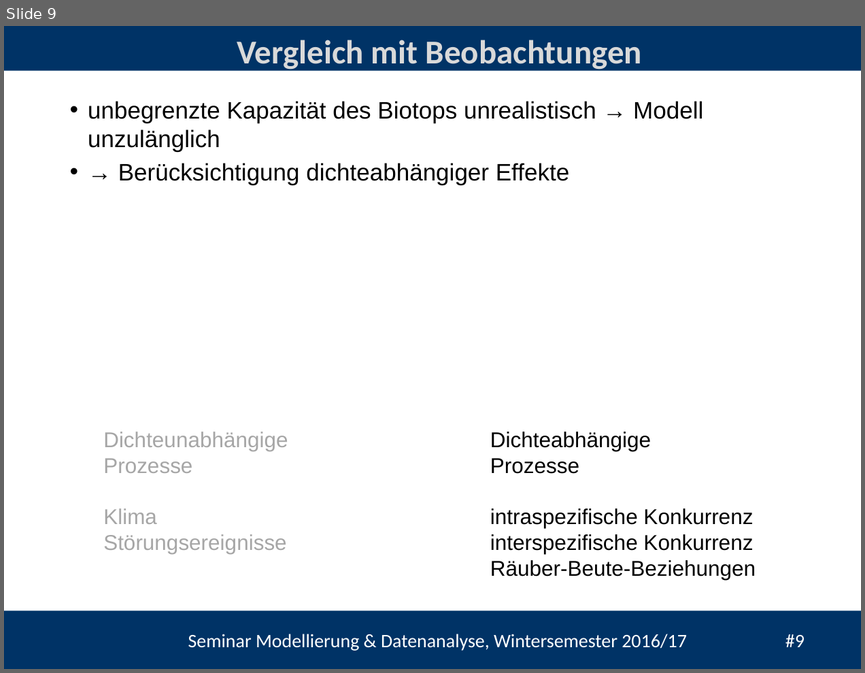
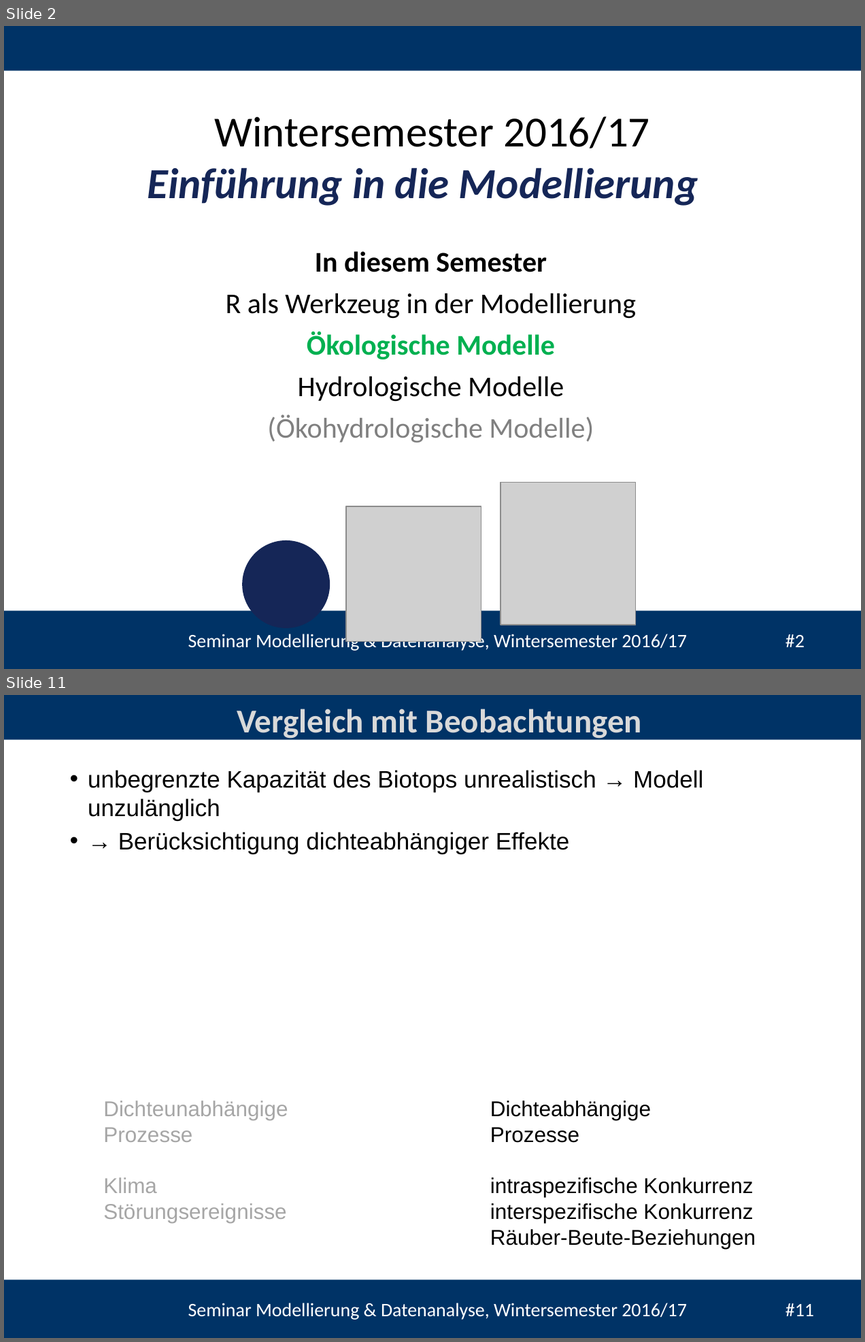
Before and after one commit to heistermann/Einf_Modellierung, a slide deck: Termin_2/Termin_5_Populationsmodelle.pptx. Shown one above the other, each under a label of ours: slide 9 before the commit, slides 2 and 11 after it; the slides between them are not shown. The pictures are 865x673 and 865x1342 pixels, drawn with LibreOffice and Linux fonts; fonts in the diff are those of the drawing; grey boxes stand for pictures; background and template pictures are left out. Boxes give left, top, right and bottom in pixels: in the first picture for what was removed or moved away, otherwise in the second. Text is boxed around its words. In the diff, an @@ line names an element or a change of style, - is before the commit and + after.

```diff
--- a/Termin_2/Termin_5_Populationsmodelle.pptx
+++ b/Termin_2/Termin_5_Populationsmodelle.pptx
@@ slide 2 added at bbox=[4, 26, 861, 669], background #FFFFFF; not listed: 3 template elements that a slide beside it also shows @@
@@ text added at bbox=[147, 116, 698, 206], 36 pt, text #152657, bold, italic @@
+Wintersemester 2016/17
+Einführung in die Modellierung
@@ text added at bbox=[226, 251, 636, 442], 24 pt, text #000000 @@
+In diesem Semester
+R als Werkzeug in der Modellierung
+Ökologische Modelle
+Hydrologische Modelle
+(Ökohydrologische Modelle)
@@ picture added at bbox=[500, 482, 634, 624] @@
@@ picture added at bbox=[346, 506, 481, 641] @@
@@ ellipse added at bbox=[242, 540, 330, 628], fill #152657 @@
@@ what was slide 9 is now slide 11 @@
@@ text at bbox=[188, 1302, 814, 1319]: text changed @@
-Seminar Modellierung & Datenanalyse, Wintersemester 2016/17 #9
+Seminar Modellierung & Datenanalyse, Wintersemester 2016/17 #11
```
Also in this commit, not shown: 7 slides changed, 2 other slides added, 1 slide removed, 2 other files.
